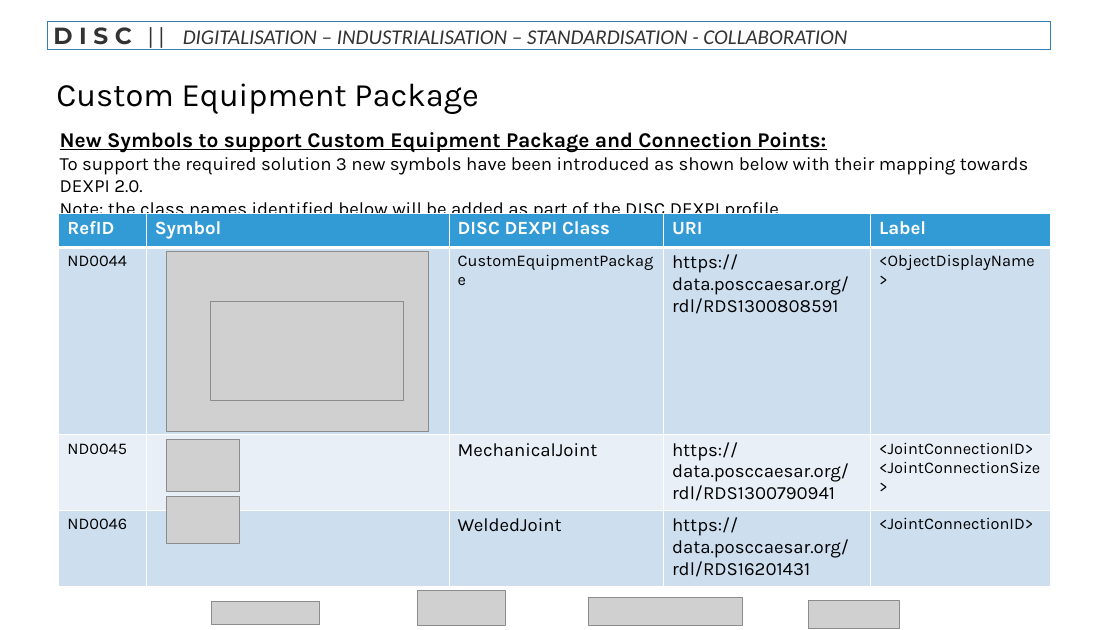
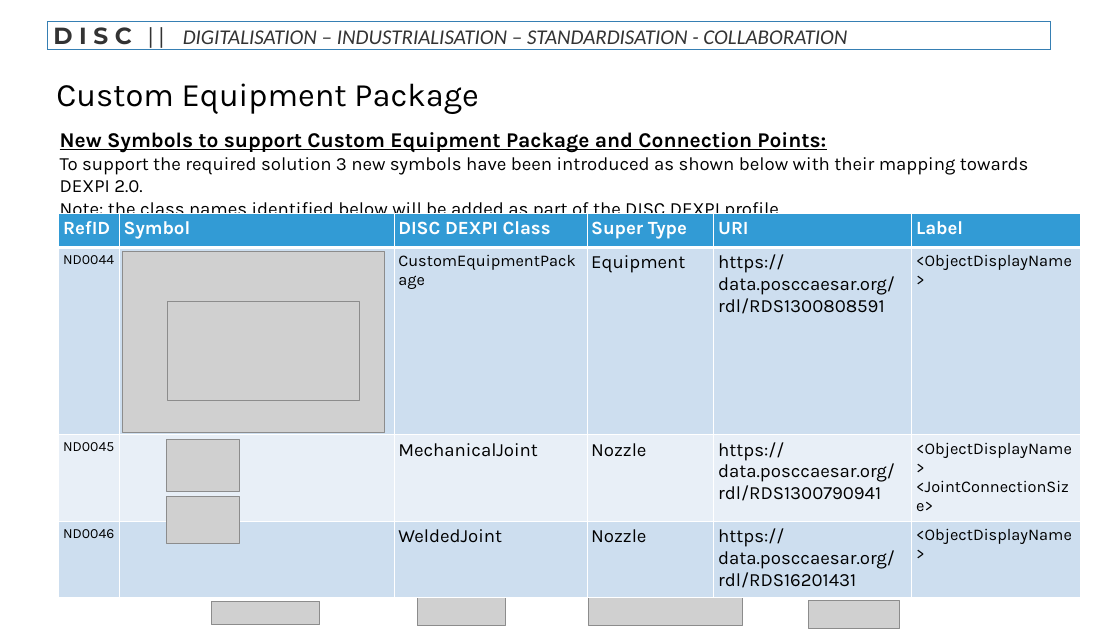
Before and after one commit to ToniaPedersen/DISCDEXPI, a slide deck: slide 2 of ContinuationProject/WorkingFolder/DISC DEXPI Custom Equipment Package.pptx. Drawn at 1120x630 pixels with LibreOffice and Linux fonts; fonts in the diff are those of the drawing; grey boxes stand for pictures. Boxes give left, top, right and bottom in pixels: in the first picture for what was removed or moved away, otherwise in the second. Text is boxed around its words. In the diff, an @@ line names an element or a change of style, - is before the commit and + after.

Commit message:
push customequipmentpackage & propertybreak & status

```diff
--- a/ContinuationProject/WorkingFolder/DISC DEXPI Custom Equipment Package.pptx
+++ b/ContinuationProject/WorkingFolder/DISC DEXPI Custom Equipment Package.pptx
@@ table at <box>59,213,1081,592</box> @@
+column 4: Super Type | Equipment | Nozzle | Nozzle
-column 6, row 3: <JointConnectionID> / <JointConnectionSize>
+column 6, row 3: <ObjectDisplayName> / <JointConnectionSize>
-column 6, row 4: <JointConnectionID>
+column 6, row 4: <ObjectDisplayName>
@@ table: place and size @@
-table at <box>59,213,1051,581</box>
+table at <box>59,213,1081,592</box>
@@ picture: place and size @@
-picture at <box>166,251,429,432</box>
+picture at <box>123,251,385,432</box>
@@ picture: place and size @@
-picture at <box>211,302,403,401</box>
+picture at <box>167,302,360,401</box>
```
Also in this commit, not shown: 2 other files.
